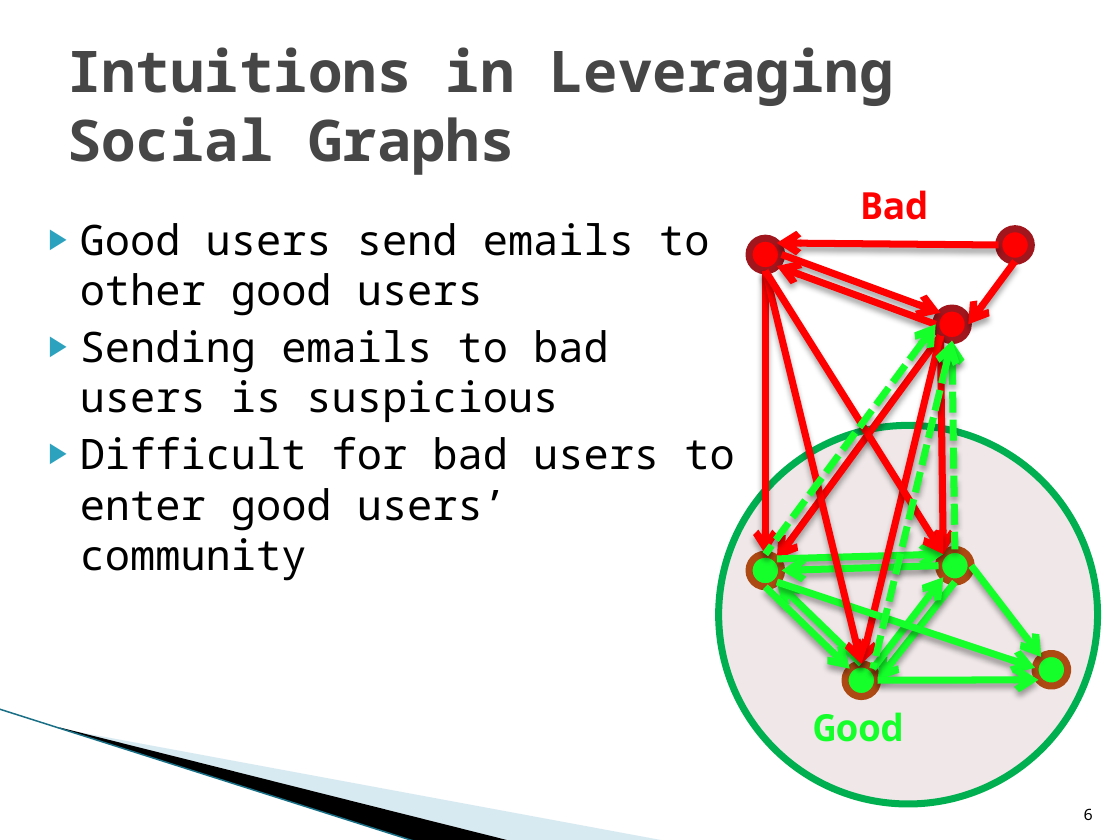
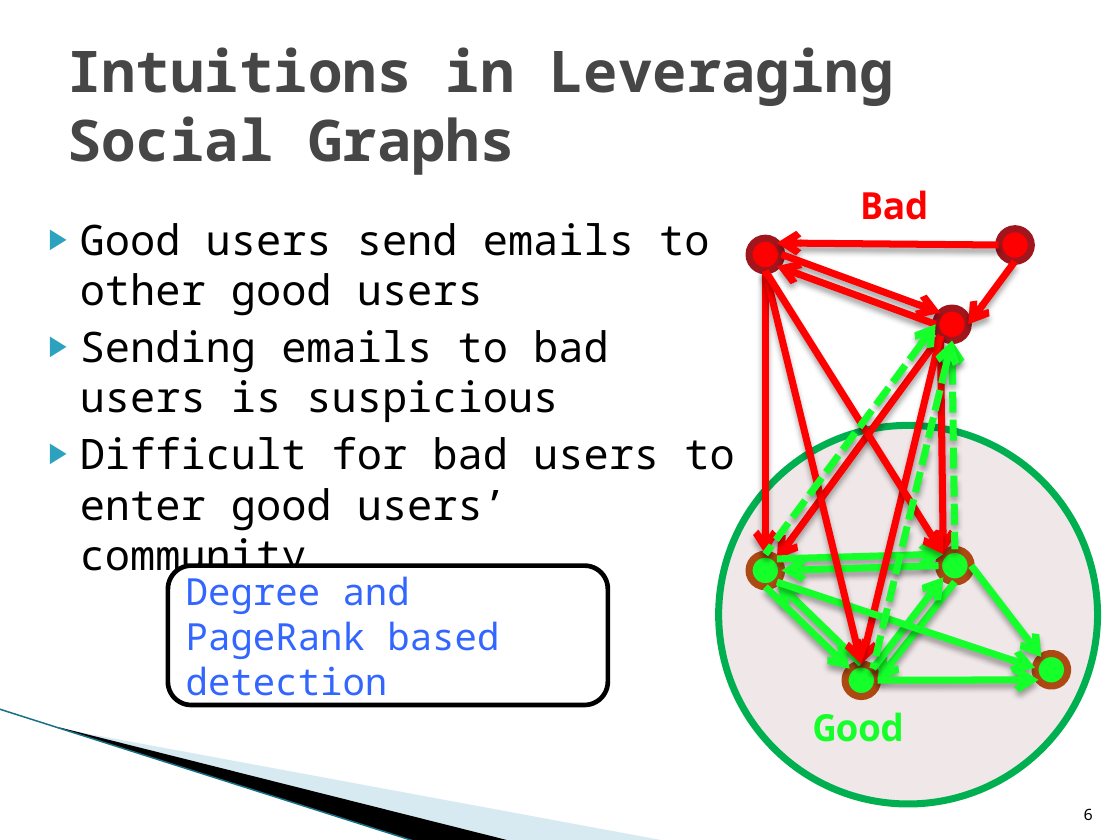
Before and after one commit to quietbamboo/homepage, a slide deck: slide 6 of slides/asiaccs_socialwatch.pptx. Drawn at 1120x840 pixels with LibreOffice and Linux fonts; fonts in the diff are those of the drawing; background and template pictures are left out. Boxes give left, top, right and bottom in pixels: in the first picture for what was removed or moved away, otherwise in the second. Text is boxed around its words. In the diff, an @@ line names an element or a change of style, - is before the commit and + after.

```diff
--- a/slides/asiaccs_socialwatch.pptx
+++ b/slides/asiaccs_socialwatch.pptx
@@ rounded rectangle added at (168,566,608,704), fill #FFFFFF, outline #000000 3 pt, 24 pt, text #3366FF @@
+Degree and PageRank based detection
```
Also in this commit, not shown: 5 other slides changed, 1 other file.
